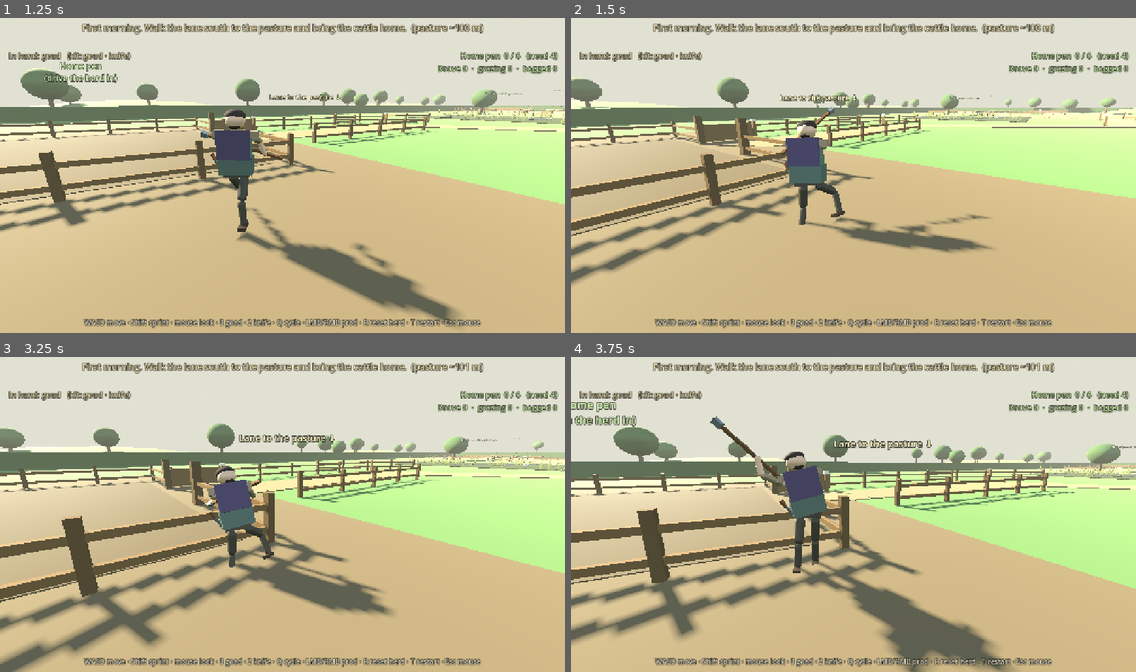
Above: before the commit, frames 1-4 (two rows, left to right).
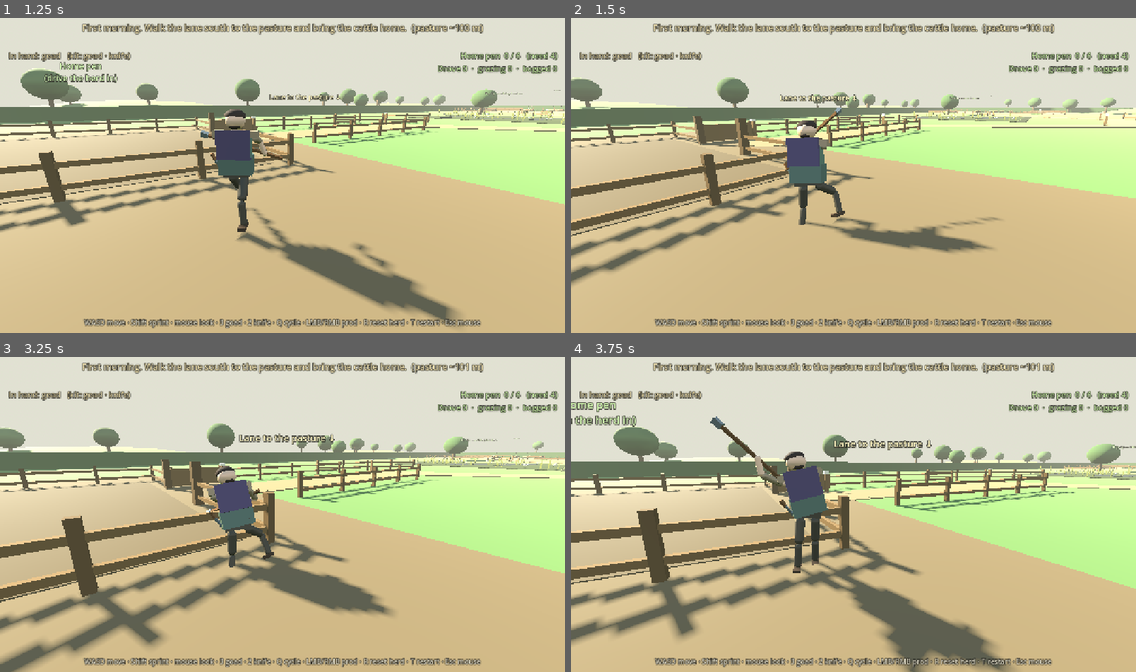
Above: after the commit, the same moments.

Repository: fortins4/devPlayground
Game: Godot game, scene res://scenes/prologue/opening_cattle_drive.tscn
Two runs of this game, one before a commit and one after it. Both use one fixed random seed, a clock stepped at 60 frames per second and the inputs below. This scene is started directly instead of the project's main scene.
Inputs (mouse positions are in pixels of both pictures, inside the frame that each line leads up to):
- Up to frame 1 (1.25 s): tap Enter at 0.5 s; move the mouse to (276, 178) at 0.52 s; hold W (move_forward) from 0.53 s (still down); hold Right mouse button (attack_heavy) from 0.53 s (still down); click (276, 178) at 0.67 s; tap Space (jump) at 0.77 s
- Up to frame 2 (1.5 s): keep holding W (move_forward); move the mouse to (893, 178) at 1.27 s; release Right mouse button (attack_heavy) at 1.28 s; click (893, 178) at 1.35 s
- Up to frame 3 (3.25 s): tap Space (jump) at 1.52, 3.02 s; move the mouse to (237, 508) at 2.02 s; hold H (band_toggle) 2.03-2.78 s; move the mouse to (288, 514) at 2.77 s; release W (move_forward) at 2.78 s; hold A (move_left) from 2.78 s (still down); tap Ctrl (crouch) at 2.85 s; click (288, 514) at 2.92 s
- Up to frame 4 (3.75 s): move the mouse to (830, 508) at 3.52 s; release A (move_left) at 3.53 s; hold W (move_forward) from 3.53 s (still down); hold Q (cycle_weapon) from 3.53 s (still down)

Frame 1 is identical in both runs. In frame 2, 0.5% of the frame differs, in the area x 37-76%, y 28-70%; in frame 3, 0.5%; in frame 4, nothing differs.

Commit message:
fix(combat): per-shoulder seat for charged side spaced grips
Build the charged side mid chord from face-held shoulder targets so
both palms land on spaced stations without a post-slide reach kill.
Light face bump only when the butt dips behind the chest plane.

Diff:
--- a/scripts/characters/player/player_controller.gd
+++ b/scripts/characters/player/player_controller.gd
@@ -1538,7 +1538,7 @@
 	if goad:
 		# Fixed stations along the wood — nearest-to-shoulder piled both hands on the butt.
 		_grip_shaft_at_y(goad, "right_arm", "right_forearm", 0.14)
-		_grip_shaft_at_y(goad, "left_arm", "left_forearm", 0.52)
+		_grip_shaft_at_y(goad, "left_arm", "left_forearm", 0.48)
 
 
 func _continuous_line_at(u: float) -> Array:
@@ -1804,39 +1804,35 @@
 		face = face.normalized()
 	var r_sh: Vector3 = right_arm.global_position
 	var l_sh: Vector3 = left_arm.global_position
+	# Each palm sits just ahead of its own shoulder — reach + torso clear.
+	var right_pt: Vector3 = r_sh + face * 0.32
+	var left_pt: Vector3 = l_sh + face * 0.32
+	# Keep swing-key axis for tip travel; space palms along that axis.
+	var spacing := 0.34
+	var mid: Vector3 = (right_pt + left_pt) * 0.5
+	right_pt = mid - axis * (spacing * 0.5)
+	left_pt = mid + axis * (spacing * 0.5)
+	# Blend mid back toward face-held shoulder mid so wood stays off the chest.
 	var mid_sh: Vector3 = (r_sh + l_sh) * 0.5
+	var held: Vector3 = mid_sh + face * 0.36
+	var blend := mid.lerp(held, 0.70)
+	var delta: Vector3 = blend - mid
+	right_pt += delta
+	left_pt += delta
 	var swing_mid_y := (butt_w.y + tip_w.y) * 0.5
-	# Hold the wood just ahead of the chest — close enough for both palms.
-	var grip_mid: Vector3 = mid_sh + face * 0.30
-	grip_mid.y = clampf(swing_mid_y, mid_sh.y - 0.10, mid_sh.y + 0.40)
-	# ~42cm of shaft between palms (readable two-hand swing).
-	var spacing := 0.42
-	var right_pt: Vector3 = grip_mid - axis * (spacing * 0.5)
+	right_pt.y = clampf(right_pt.y, swing_mid_y - 0.25, swing_mid_y + 0.25)
+	left_pt.y = right_pt.y + axis.y * spacing
 	# right station is goad Y 0.14 ⇒ world = butt + axis * (0.255 + 0.14)
 	butt_w = right_pt - axis * (0.255 + 0.14)
 	tip_w = butt_w + axis * 1.30
-	# Nudge so the forward (left) station stays inside left-arm reach.
-	var left_pt: Vector3 = butt_w + axis * (0.255 + 0.52)
-	var left_d := l_sh.distance_to(left_pt)
-	if left_d > 0.50:
-		var step := l_sh - left_pt
-		var into := -step.dot(face)
-		if into > 0.0:
-			step += face * into
-		if step.length_squared() > 0.0001:
-			step = step.normalized() * minf(left_d - 0.48, 0.28)
-			butt_w += step
-			tip_w += step
-	# Keep the whole chord on the face side of the torso origin.
-	# Full slide after seat killed reach; a uniform face push preserves grips.
 	var torso := locomotion.get_joint("torso") as Node3D
 	if torso:
 		var min_ahead := 99.0
-		for i in 14:
-			var p: Vector3 = butt_w.lerp(tip_w, float(i) / 13.0)
+		for i in 12:
+			var p: Vector3 = butt_w.lerp(tip_w, float(i) / 11.0)
 			min_ahead = minf(min_ahead, (p - torso.global_position).dot(face))
-		if min_ahead < 0.28:
-			var bump := minf(0.28 - min_ahead, 0.28)
+		if min_ahead < 0.20:
+			var bump := minf(0.20 - min_ahead, 0.10)
 			butt_w += face * bump
 			tip_w += face * bump
 	return [butt_w, tip_w]
@@ -2647,7 +2643,7 @@
 	var shoulder: Vector3 = arm.global_position
 	var best: Vector3 = shaft.to_global(Vector3(0.0, shaft_y, 0.0))
 	var best_d := shoulder.distance_to(best)
-	if best_d > 0.78:
+	if best_d > 0.70:
 		return
 	var l1 := 0.30
 	var palm := 0.22
